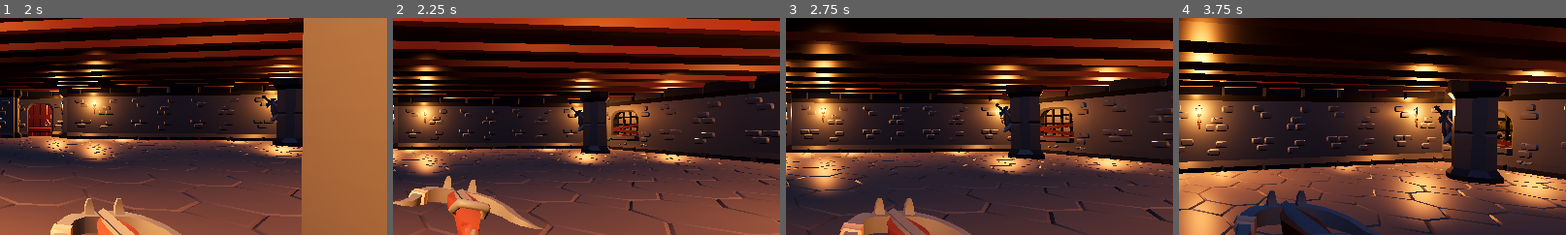
Above: before the commit, frames 1-4 (left to right).
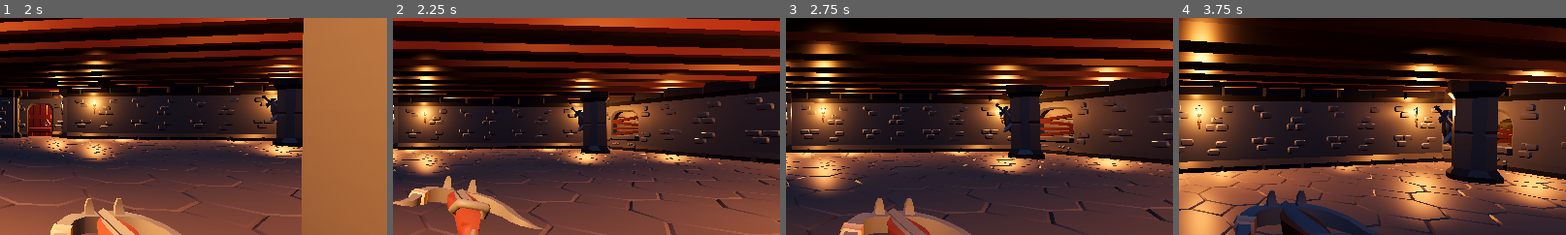
Above: after the commit, the same moments.

Repository: ariesyous/projectbluebean
Game: Godot game, scene res://scenes/world/Arena.tscn
Same seed, same stepped clock (60 frames per second), same inputs: the game is played once before the commit and once after it.
Inputs (mouse positions are % of the whole screen's width and height, from its top left):
- Up to frame 1 (2 s): tap Enter at 0.5 s; move the mouse to (55, 50) at 0.52 s; press the mouse at (55, 50) at 0.53 s; hold W (move_forward) from 0.53 s (still down); tap Space (jump) at 0.77, 1.52 s; move the mouse to (45, 50) at 1.27 s; release the mouse at (45, 50) at 1.28 s; tap F (interact) at 1.35 s
- Up to frame 2 (2.25 s): keep holding W (move_forward); move the mouse to (52, 48) at 2.02 s; hold V (melee) from 2.03 s (still down)
- Up to frame 3 (2.75 s): keep holding W (move_forward); keep holding V (melee)
- Up to frame 4 (3.75 s): keep holding W (move_forward); move the mouse to (49, 52) at 2.77 s; release V (melee) at 2.78 s; tap Shift (sprint) at 2.85 s; click (49, 52) at 2.92 s; tap Space (jump) at 3.02 s; move the mouse to (57, 51) at 3.52 s; hold 1 (weapon_1) from 3.53 s (still down)
The pictures show only the part of the screen within x 50-100%, y 27-76%; the shares and areas given below are measured in that part.

Frame 1 is identical in both runs. In frame 2, 0.5% of the frame differs, in the area x 56-66%, y 43-60%; in frame 3, 0.7%, in the area x 65-78%, y 41-62%; in frame 4, 0.4%.

Commit message:
M8/M9 polish: Open barricade window, real KayKit weapon wall-buy models

Diff:
--- a/projectbluebean/scenes/world/Arena.tscn
+++ b/projectbluebean/scenes/world/Arena.tscn
@@ -4,8 +4,10 @@
 [ext_resource type="PackedScene" uid="uid://cynfaeapnlwvs" path="res://scenes/player/Player.tscn" id="2_4p07w"]
 [ext_resource type="Script" uid="uid://dpurwqyyi71e0" path="res://scripts/interactables/buyable_door.gd" id="3_rwl2q"]
 [ext_resource type="Script" uid="uid://sg5s28ssilhx" path="res://scripts/interactables/buyable_weapon.gd" id="4_507yn"]
+[ext_resource type="PackedScene" uid="uid://f2a36ncgwyvq" path="res://assets/weapons/kaykit/staff.gltf" id="5_1bpc6"]
 [ext_resource type="PackedScene" uid="uid://d3r02hvd55oxj" path="res://scenes/ui/HUD.tscn" id="5_507yn"]
 [ext_resource type="Script" uid="uid://cabatc2kymaq4" path="res://scripts/interactables/buyable_axe.gd" id="6_axe"]
+[ext_resource type="PackedScene" uid="uid://cmwjdnao6x2ib" path="res://assets/weapons/kaykit/axe_1handed.gltf" id="7_mmujr"]
 [ext_resource type="PackedScene" uid="uid://3n5e6m3t3vfx" path="res://scenes/interactables/MysteryBox.tscn" id="7_xp3bc"]
 [ext_resource type="PackedScene" uid="uid://dwtsnhh22g5wk" path="res://scenes/interactables/PerkShrine.tscn" id="8_gc5g1"]
 [ext_resource type="Script" uid="uid://xv1uxcdcihgv" path="res://scripts/interactables/perk_reload.gd" id="9_bidsv"]
@@ -45,15 +47,6 @@
 
 [sub_resource type="BoxShape3D" id="BoxShape3D_bidsv"]
 size = Vector3(1, 2, 2.5)
-
-[sub_resource type="StandardMaterial3D" id="StandardMaterial3D_jg37k"]
-albedo_color = Color(0.1, 0.2, 0.5, 1)
-emission_enabled = true
-emission = Color(0.2, 0.4, 1, 1)
-emission_energy_multiplier = 0.8
-
-[sub_resource type="BoxMesh" id="BoxMesh_mmujr"]
-size = Vector3(0.2, 1.4, 1.4)
 
 [node name="Arena" type="Node3D" unique_id=269369766]
 script = ExtResource("1_73cya")
@@ -111,9 +104,12 @@
 [node name="Shape" type="CollisionShape3D" parent="WallBuy" unique_id=1102363151]
 shape = SubResource("BoxShape3D_bidsv")
 
-[node name="Panel" type="MeshInstance3D" parent="WallBuy" unique_id=319433303]
-material_override = SubResource("StandardMaterial3D_jg37k")
-mesh = SubResource("BoxMesh_mmujr")
+[node name="WeaponModel" parent="WallBuy" unique_id=942284215 instance=ExtResource("5_1bpc6")]
+transform = Transform3D(1.4147764, -1.4136504, 0, 1.4136504, 1.4147764, 0, 0, 0, 2, 0, 0, 0)
+
+[node name="HighlightLight" type="OmniLight3D" parent="WallBuy" unique_id=1314725803]
+light_color = Color(1, 0.53333336, 0, 1)
+light_energy = 2.0
 
 [node name="WallBuyAxe" type="Area3D" parent="." unique_id=399025127]
 transform = Transform3D(1, 0, 0, 0, 1, 0, 0, 0, 1, -9.5, 1.5, 18)
@@ -122,9 +118,12 @@
 [node name="Shape" type="CollisionShape3D" parent="WallBuyAxe" unique_id=44867320]
 shape = SubResource("BoxShape3D_bidsv")
 
-[node name="Panel" type="MeshInstance3D" parent="WallBuyAxe" unique_id=1345511301]
-material_override = SubResource("StandardMaterial3D_jg37k")
-mesh = SubResource("BoxMesh_mmujr")
+[node name="WeaponModel" parent="WallBuyAxe" unique_id=603103511 instance=ExtResource("7_mmujr")]
+transform = Transform3D(1.4147764, 1.4136504, 0, -1.4136504, 1.4147764, 0, 0, 0, 2, 0, 0, 0)
+
+[node name="HighlightLight" type="OmniLight3D" parent="WallBuyAxe" unique_id=1481700688]
+light_color = Color(0.26666668, 0.53333336, 1, 1)
+light_energy = 2.0
 
 [node name="HUD" parent="." unique_id=1671130896 instance=ExtResource("5_507yn")]
 
--- a/projectbluebean/scripts/interactables/barricade.gd
+++ b/projectbluebean/scripts/interactables/barricade.gd
@@ -3,7 +3,7 @@
 ## Breakable + repairable window boards for M8 entry points. Orcs damage one
 ## board per hit; players repair one board per interact for a small point reward.
 
-const ENTRY_FRAME_SCENE := preload("res://assets/dungeon/KayKit_DungeonRemastered_1.1_FREE/Assets/gltf/wall_archedwindow_gated.gltf")
+const ENTRY_FRAME_SCENE := preload("res://assets/dungeon/KayKit_DungeonRemastered_1.1_FREE/Assets/gltf/wall_archedwindow_open.gltf")
 const PLAYER_ENTRY_BLOCKER_LAYER := 32
 
 @export var max_boards: int = 5
@@ -11,7 +11,7 @@
 @export var repair_time: float = 0.75
 @export var board_width: float = 3.25
 @export var board_spacing: float = 0.32
-@export var board_start_height: float = 0.72
+@export var board_start_height: float = 1.25
 @export var blocker_height: float = 2.35
 @export var blocker_depth: float = 0.36
 
